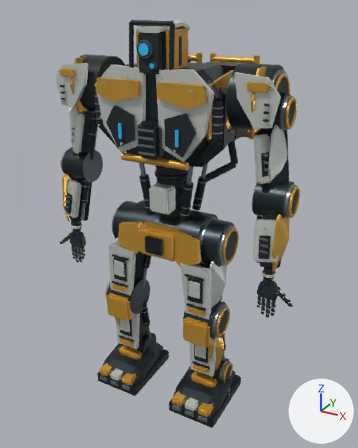
The glTF model assets/c08-worker/aurel/c08_aurel_d0_lod0.glb, before and after one commit.
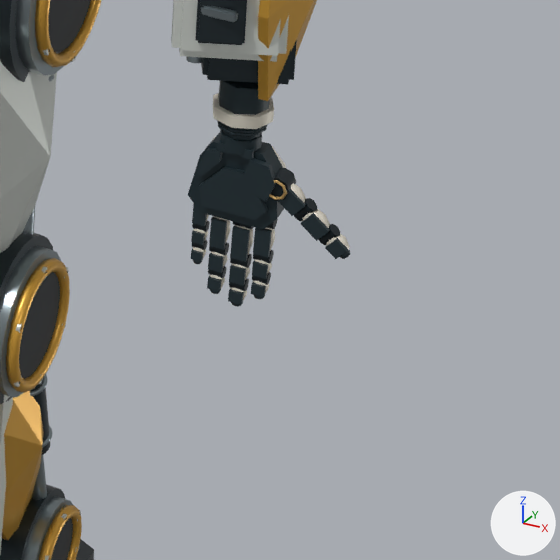
The first picture shows the older version from a 50 mm lens placed at (1.35, -2.37, 2.35), pointed at (0.01, 0.06, 1.14). The close-ups show the older and then the newer version on the part from 60% to 95% of the width and 56% to 84% of the height of that picture. Only the edits that show in the close-ups are written down. Every picture has the same lights, and +X, +Y and +Z are marked at lower right.

The scene before the commit, as lines of its bpy script (objects in view):
```python
me_c08_geometry = bpy.data.meshes.new('C08_GEOMETRY')
me_c08_geometry.from_pydata(...)  # 26788 vertices, 51040 faces; spans x -0.74..0.74, y -0.31..0.44, z 0.01..2.29
# faces by material slot: [7780, 7216, 3216, 6276, 26248, 304]
me_c08_geometry.materials.append(mat_c08_graphite_frame)  # dark grey #2c353a
me_c08_geometry.materials.append(mat_c08_ochre_ceramic)  # orange #d7a33e
me_c08_geometry.materials.append(mat_c08_ivory_inserts)  # light grey #ced3cd
me_c08_geometry.materials.append(mat_c08_carbon_seals)  # black #181f24
me_c08_geometry.materials.append(mat_c08_titanium)  # grey #8b979b
me_c08_geometry.materials.append(mat_c08_blue_coated_optics)  # blue #35aae2, glowing blue #1d698d
me_mesh_1 = bpy.data.meshes.new('Mesh_1')
me_mesh_1.from_pydata(...)  # 1508 vertices, 2708 faces; spans x -0.114..0.043, y -0.029..0.031, z 0.001..0.243
me_mesh_1.materials.append(mat_biped_palette)
ob_aurel_l_geometry = bpy.data.objects.new('AUREL_L_GEOMETRY', me_mesh_1)
ob_aurel_l_geometry.location = (0.65, -0.12, 1.1)
ob_aurel_l_geometry.rotation_euler = (0.0, -3.142, 0.0)  # degrees (0, -180, 0)
ob_aurel_l_geometry.scale = (1.3, 1.3, 1.3)
ob_c08_skin = bpy.data.objects.new('C08_SKIN', me_c08_geometry)
ob_c08_skin.location = (0.0, 0.0, 0.0)
```
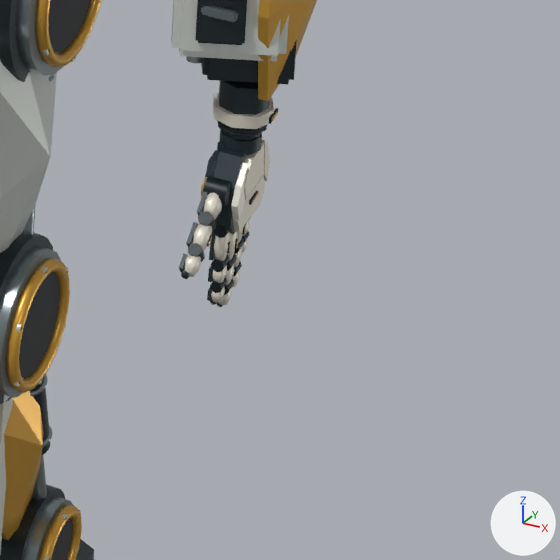
The change, as a list of edits to the scene's bpy script:
```text
Change ob_aurel_l_geometry:
    ob_aurel_l_geometry.rotation_euler: (0.0, -3.142, 0.0) -> (-3.142, 0.0, 1.571)  # degrees (0, -180, 0) -> degrees (-180, 0, 90)
```

Location of each change, [x1, y1, x2, y2] in pixels of the close-ups (560 x 560 px):
'AUREL_L_GEOMETRY', turned: before [188, 81, 351, 307]; after [179, 81, 278, 307]
